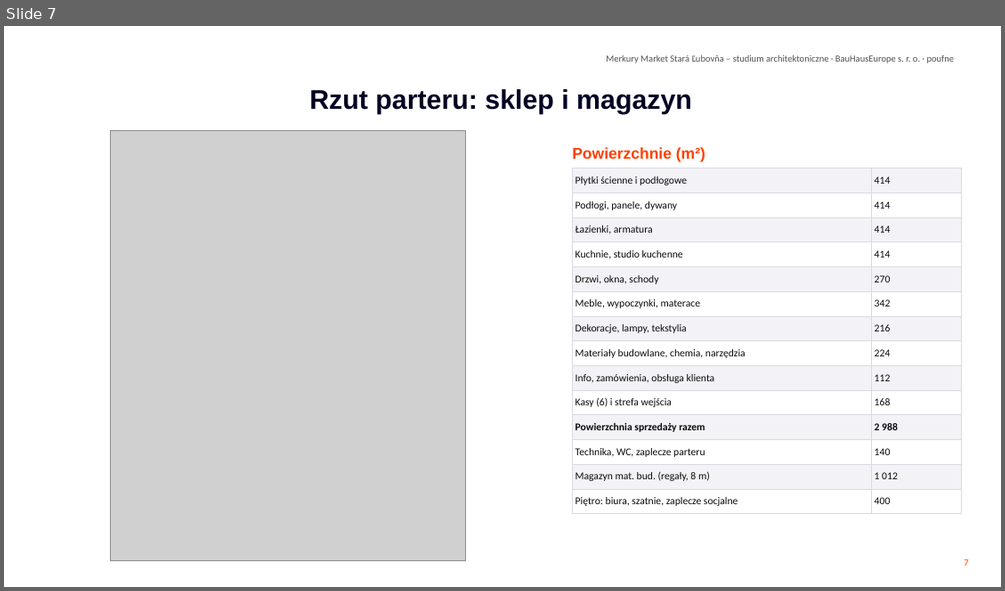
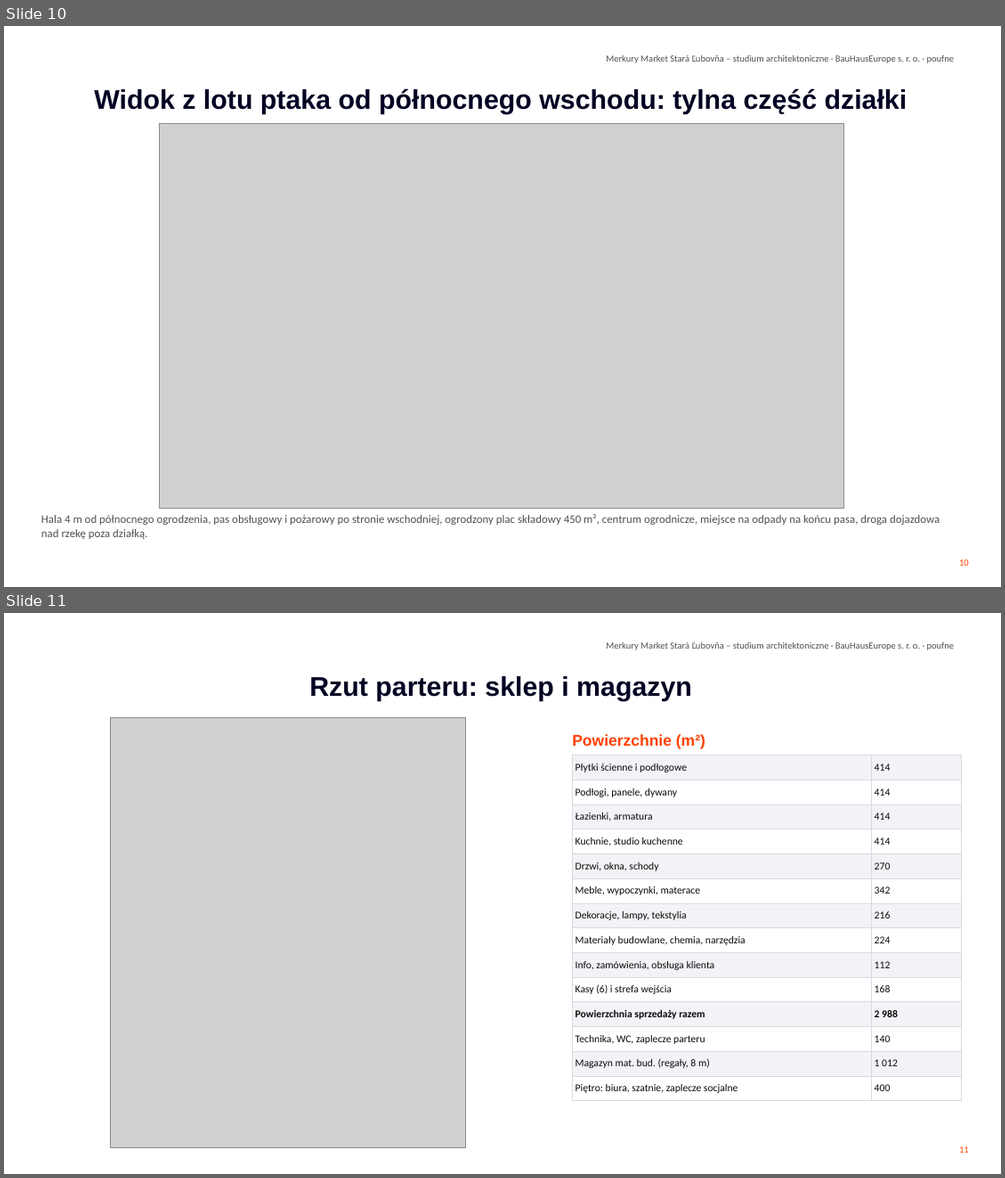
Before and after one commit to Lubo585/Lubo585, a slide deck: business-plan/studia-merkury-market/Studia_sklepu_Merkury_Market_Stara_Lubovna_PL.pptx. Shown one above the other, each under a label of ours: slide 7 before the commit, slides 10 and 11 after it. The pictures are 1005x591 and 1005x1178 pixels, drawn with LibreOffice and Linux fonts; fonts in the diff are those of the drawing; grey boxes stand for pictures; background and template pictures are left out. Boxes give left, top, right and bottom in pixels: in the first picture for what was removed or moved away, otherwise in the second. Text is boxed around its words. In the diff, an @@ line names an element or a change of style, - is before the commit and + after.

```diff
--- a/business-plan/studia-merkury-market/Studia_sklepu_Merkury_Market_Stara_Lubovna_PL.pptx
+++ b/business-plan/studia-merkury-market/Studia_sklepu_Merkury_Market_Stara_Lubovna_PL.pptx
@@ slide 10 added at bbox=[4, 26, 1001, 587], background #FFFFFF; not listed: 1 template element that a slide beside it also shows @@
@@ title added at bbox=[94, 88, 907, 114], 26 pt, text #010222, bold @@
+Widok z lotu ptaka od północnego wschodu: tylna część działki
@@ picture added at bbox=[159, 123, 844, 508] @@
@@ text added at bbox=[41, 514, 939, 539], 11 pt, text #52514E @@
+Hala 4 m od północnego ogrodzenia, pas obsługowy i pożarowy po stronie wschodniej, ogrodzony plac składowy 450 m², centrum ogrodnicze, miejsce na odpady na końcu pasa, droga dojazdowa nad rzekę poza działką.
@@ page number added at bbox=[959, 559, 969, 565], 9 pt, text #FF4000 @@
+10
@@ what was slide 7 is now slide 11 @@
@@ page number at bbox=[959, 1146, 969, 1152]: text changed @@
-7
+11
```
Also in this commit, not shown: 2 slides changed, 6 other slides added, 1 slide removed, 11 other files.
